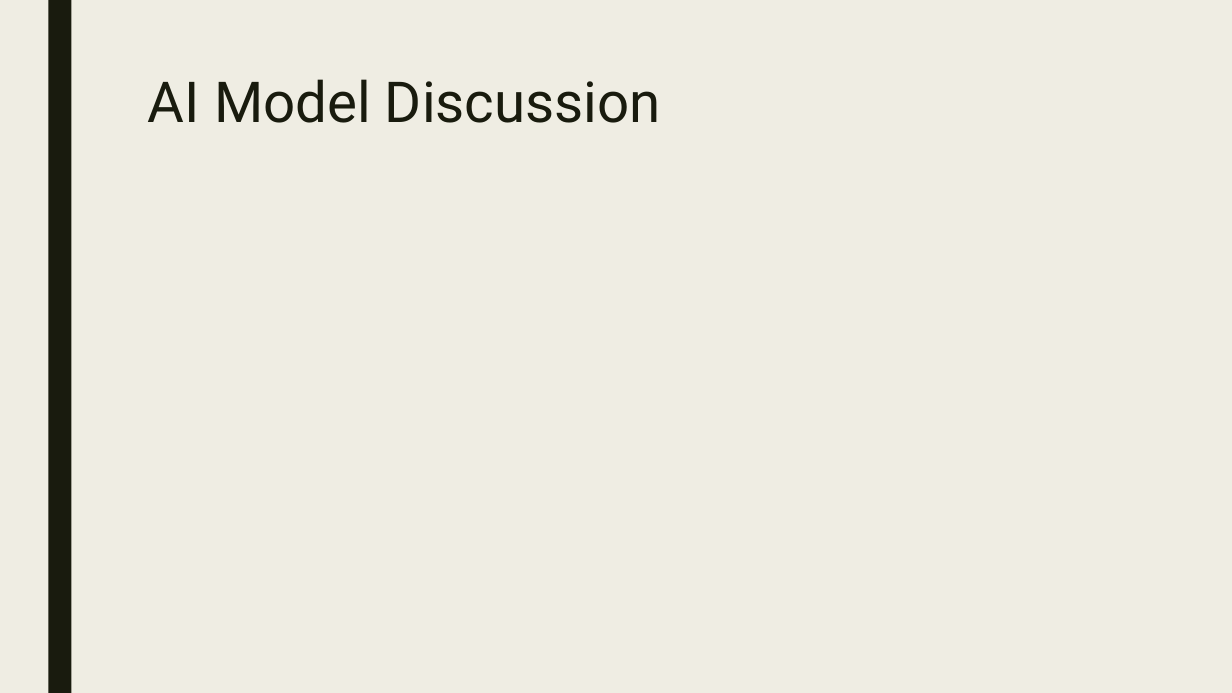
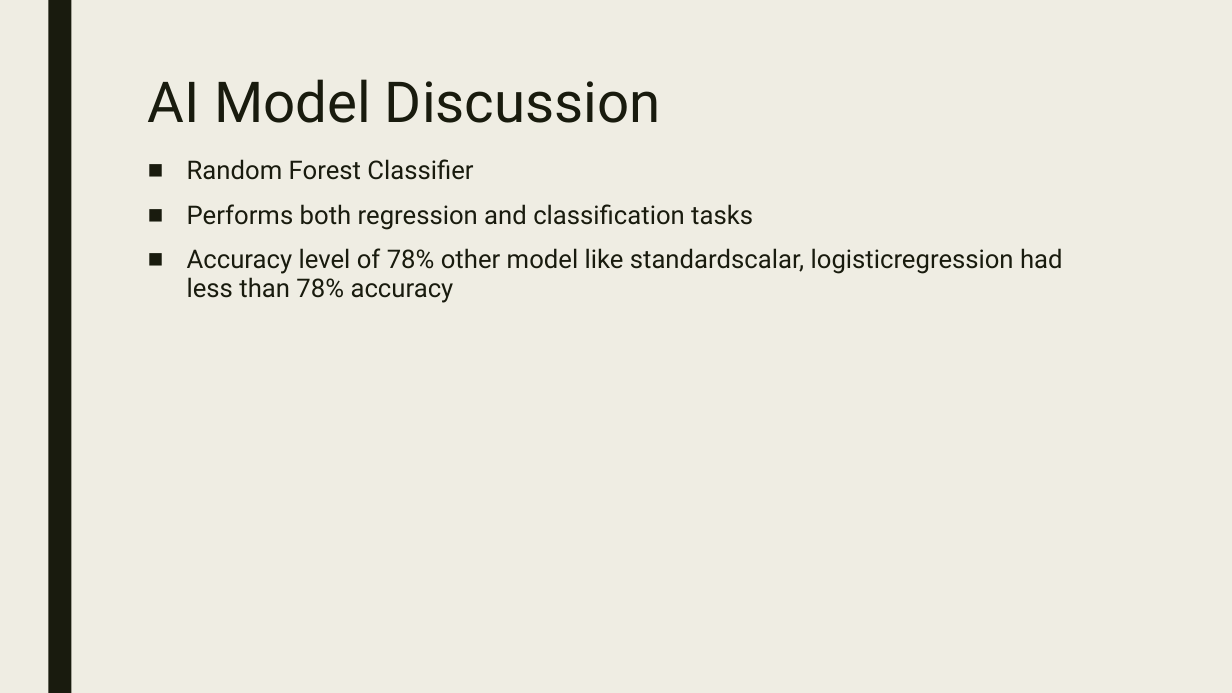
Before and after one commit to xaxm007/tres_comas_01, a slide deck: slide 4 of ppt/Presentation1.pptx. Drawn at 1232x693 pixels with LibreOffice and Linux fonts; fonts in the diff are those of the drawing. Boxes give left, top, right and bottom in pixels: in the first picture for what was removed or moved away, otherwise in the second. Text is boxed around its words. In the diff, an @@ line names an element or a change of style, - is before the commit and + after.

```diff
--- a/ppt/Presentation1.pptx
+++ b/ppt/Presentation1.pptx
@@ text added at <box>187,159,1063,303</box>, 20 pt, text #191B0E @@
+■ Random Forest Classifier
+■ Performs both regression and classification tasks
+■ Accuracy level of 78% other model like standardscalar, logisticregression had less than 78% accuracy
```
Also in this commit, not shown: 1 other slide changed, 4 other files.
